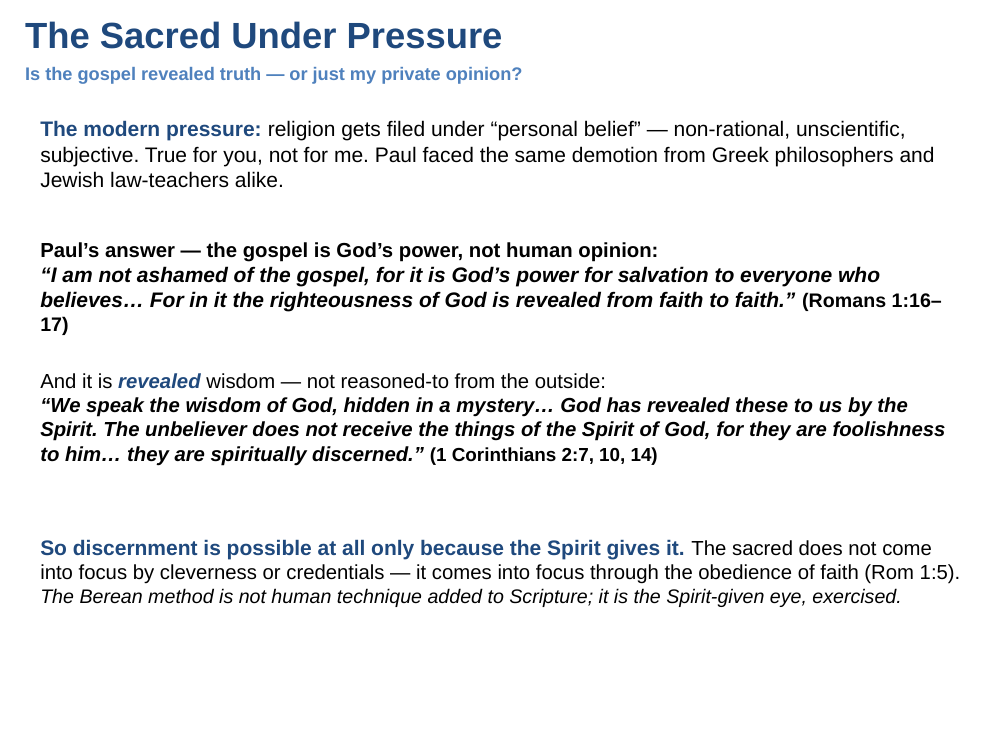
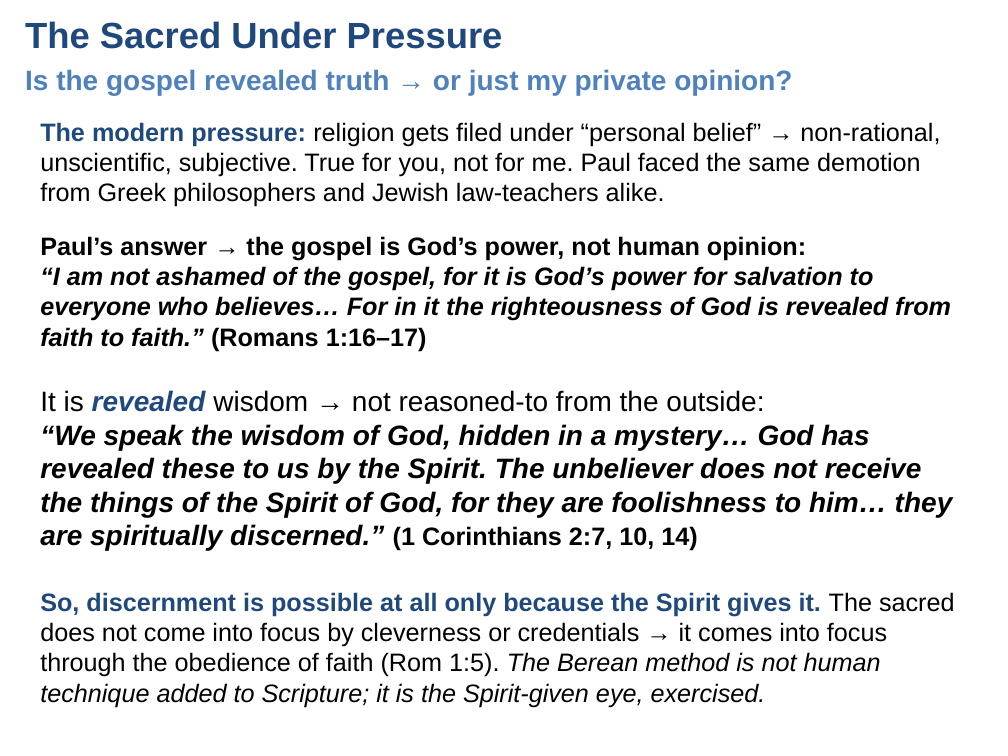
Before and after one commit to UsefulEngines/EvangelismPublic, a slide deck: slide 2 of 2026-Q4/05-TheBereanMethod/Week05-TheBereanMethod.pptx. Drawn at 1008x756 pixels with LibreOffice and Linux fonts; fonts in the diff are those of the drawing. Boxes give left, top, right and bottom in pixels: in the first picture for what was removed or moved away, otherwise in the second. Text is boxed around its words. In the diff, an @@ line names an element or a change of style, - is before the commit and + after.

Commit message:
Update
Update

```diff
--- a/2026-Q4/05-TheBereanMethod/Week05-TheBereanMethod.pptx
+++ b/2026-Q4/05-TheBereanMethod/Week05-TheBereanMethod.pptx
@@ text at (25,69,792,95): text changed; size 13 to 20 pt @@
-Is the gospel revealed truth — or just my private opinion?
+Is the gospel revealed truth → or just my private opinion?
@@ text at (40,122,940,207): text changed; size 15 to 18 pt @@
-The modern pressure: religion gets filed under “personal belief” — non-rational, unscientific, subjective. True for you, not for me. Paul faced the same demotion from Greek philosophers and Jewish law-teachers alike.
+The modern pressure: religion gets filed under “personal belief” → non-rational, unscientific, subjective. True for you, not for me. Paul faced the same demotion from Greek philosophers and Jewish law-teachers alike.
@@ text at (40,236,951,351): text changed; size 15 to 18 pt @@
-Paul’s answer — the gospel is God’s power, not human opinion:
-“I am not ashamed of the gospel, for it is God’s power for salvation to everyone who believes… For in it the righteousness of God is revealed from faith to faith.” (Romans 1:16–17)
+Paul’s answer → the gospel is God’s power, not human opinion:
+“I am not ashamed of the gospel, for it is God’s power for salvation to everyone who believes… For in it the righteousness of God is revealed from faith to faith.” (Romans 1:16–17)
@@ text at (40,390,953,551): text changed; size 14.5 to 20 pt @@
-And it is revealed wisdom — not reasoned-to from the outside:
-“We speak the wisdom of God, hidden in a mystery… God has revealed these to us by the Spirit. The unbeliever does not receive the things of the Spirit of God, for they are foolishness to him… they are spiritually discerned.” (1 Corinthians 2:7, 10, 14)
+It is revealed wisdom → not reasoned-to from the outside:
+“We speak the wisdom of God, hidden in a mystery… God has revealed these to us by the Spirit. The unbeliever does not receive the things of the Spirit of God, for they are foolishness to him… they are spiritually discerned.” (1 Corinthians 2:7, 10, 14)
@@ text at (40,592,955,707): text changed; size 14.5 to 18 pt @@
-So discernment is possible at all only because the Spirit gives it. The sacred does not come into focus by cleverness or credentials — it comes into focus through the obedience of faith (Rom 1:5). The Berean method is not human technique added to Scripture; it is the Spirit-given eye, exercised.
+So, discernment is possible at all only because the Spirit gives it. The sacred does not come into focus by cleverness or credentials → it comes into focus through the obedience of faith (Rom 1:5). The Berean method is not human technique added to Scripture; it is the Spirit-given eye, exercised.
```
Also in this commit, not shown: 6 other slides changed.
